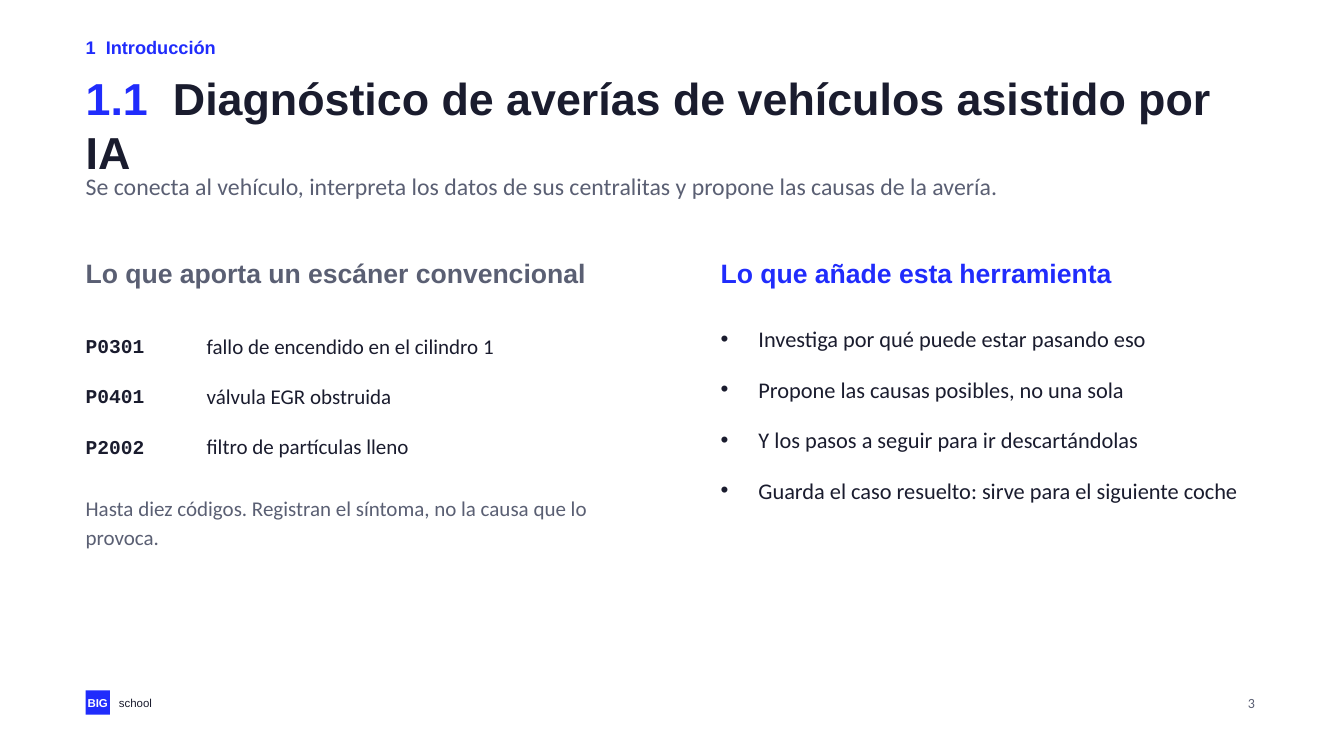
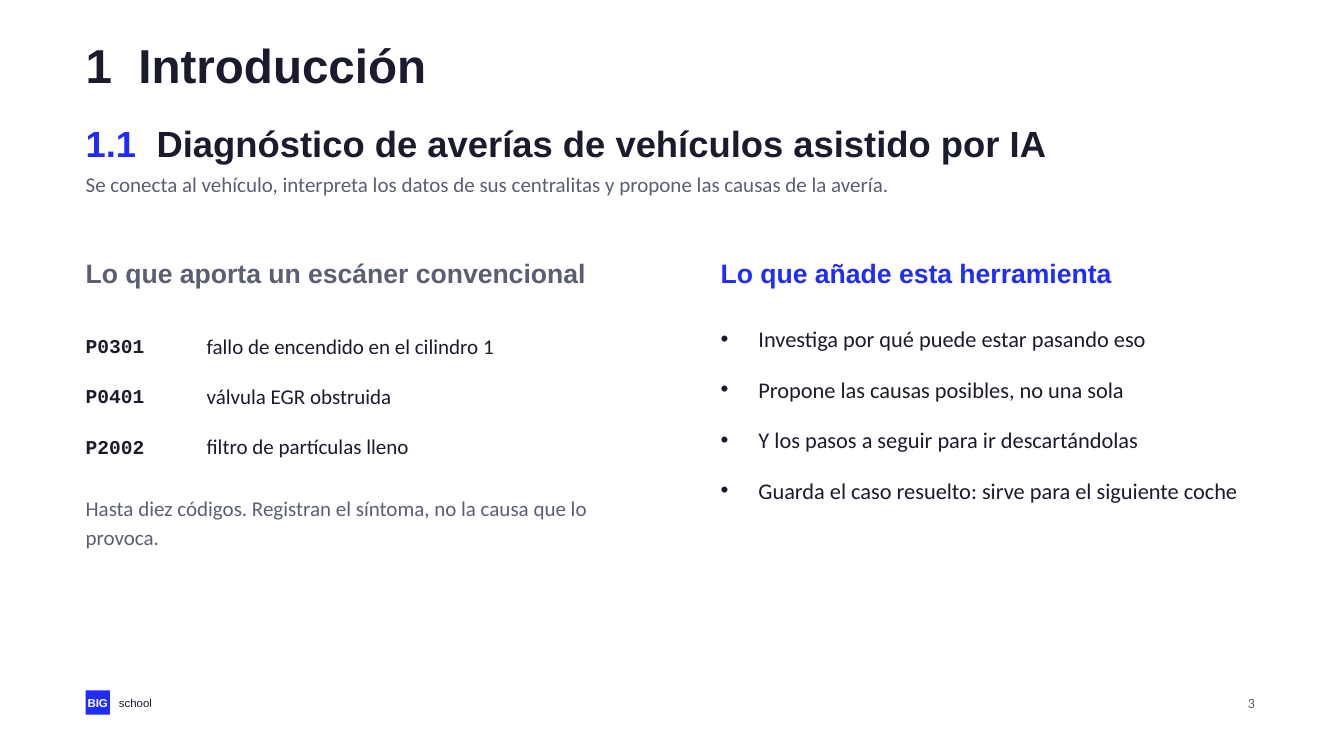
Before and after one commit to NovilloQuinta/intelligent-automotive-diagnostics, a slide deck: slide 3 of docs/presentacion/tfm-intelligent-automotive-diagnostics.pptx. Drawn at 1344x756 pixels with LibreOffice and Linux fonts; fonts in the diff are those of the drawing. Boxes give left, top, right and bottom in pixels: in the first picture for what was removed or moved away, otherwise in the second. Text is boxed around its words. In the diff, an @@ line names an element or a change of style, - is before the commit and + after.

```diff
--- a/docs/presentacion/tfm-intelligent-automotive-diagnostics.pptx
+++ b/docs/presentacion/tfm-intelligent-automotive-diagnostics.pptx
@@ text "1 Introducción" at (86,48,426,84): size 13 to 34 pt, text colour #202CFC to #1A1C2E @@
@@ text "1.1 Diagnóstico de averías de ...": place and size @@
-text "1.1 Diagnóstico de averías de ..." at (86,82,1210,169)
+text "1.1 Diagnóstico de averías de ..." at (86,130,1046,164)
@@ text "1.1 Diagnóstico de averías de ..." at (86,130,1046,164): size 32 to 26 pt @@
@@ text "Se conecta al vehículo, interpreta ..." at (86,177,888,196): size 17 to 15 pt @@
```
Also in this commit, not shown: 17 other slides changed, 3 other files.
